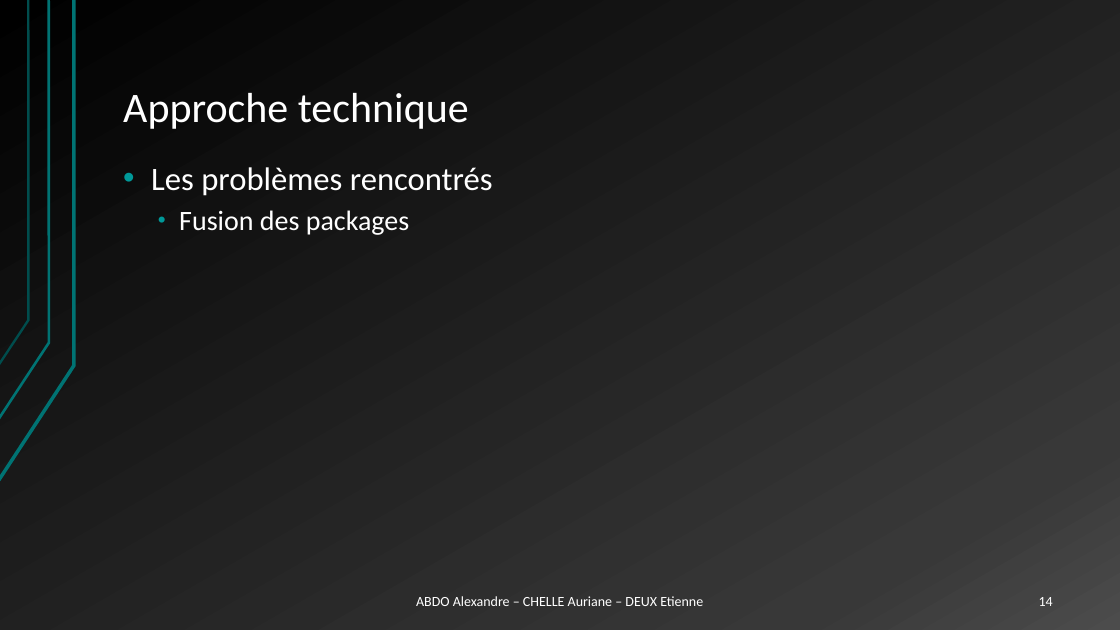
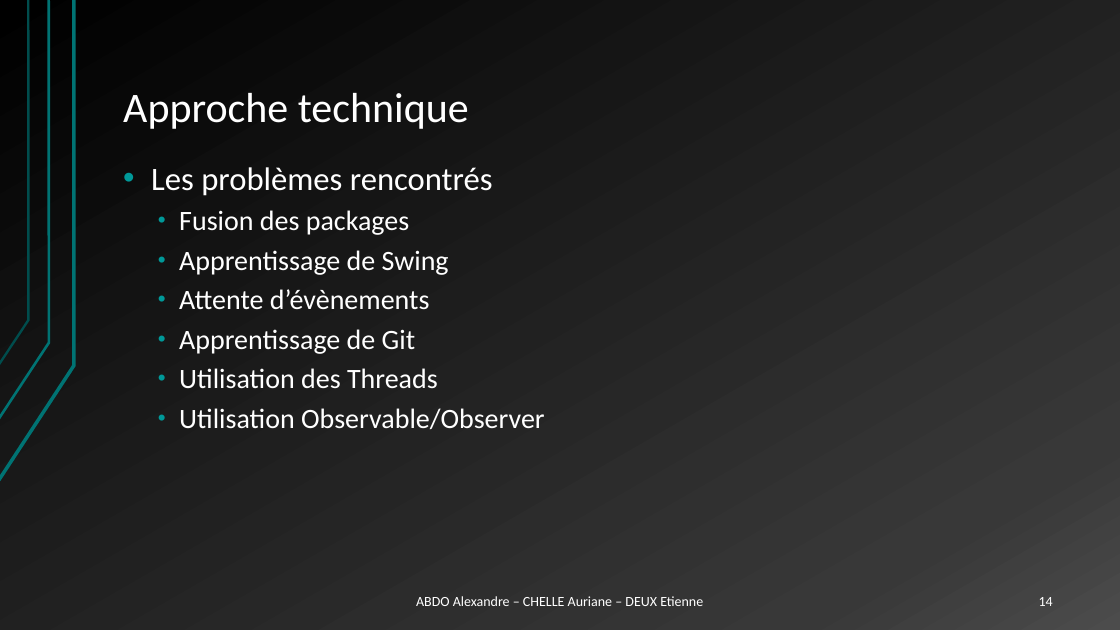
Before and after one commit to Otasan/ProjetJava, a slide deck: slide 14 of Projet Programmation.pptx. Drawn at 1120x630 pixels with LibreOffice and Linux fonts; fonts in the diff are those of the drawing. Boxes give left, top, right and bottom in pixels: in the first picture for what was removed or moved away, otherwise in the second. Text is boxed around its words. In the diff, an @@ line names an element or a change of style, - is before the commit and + after.

```diff
--- a/Projet Programmation.pptx
+++ b/Projet Programmation.pptx
@@ text at bbox=[179, 250, 545, 429]: paragraphs added @@
+  • Apprentissage de Swing
+  • Attente d’évènements
+  • Apprentissage de Git
+  • Utilisation des Threads
+  • Utilisation Observable/Observer
```
Also in this commit, not shown: 1 other slide changed, 3 other files.
